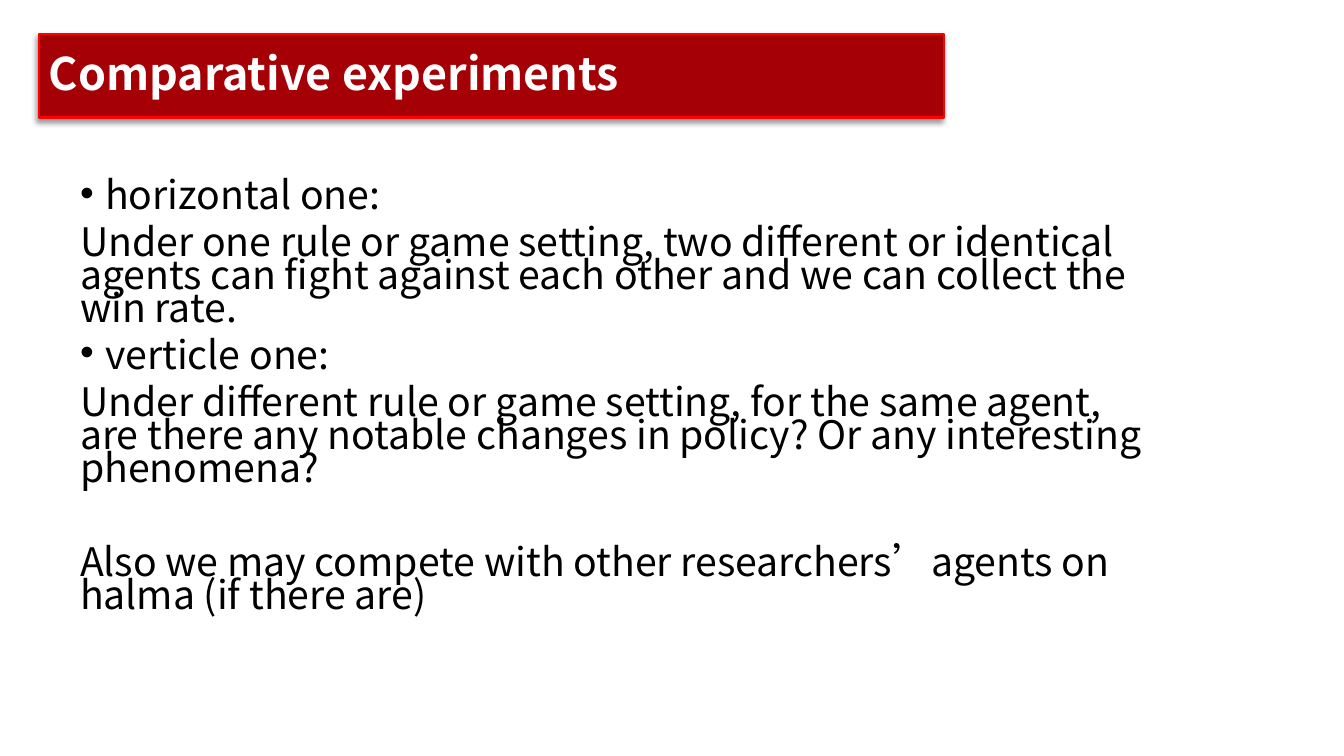
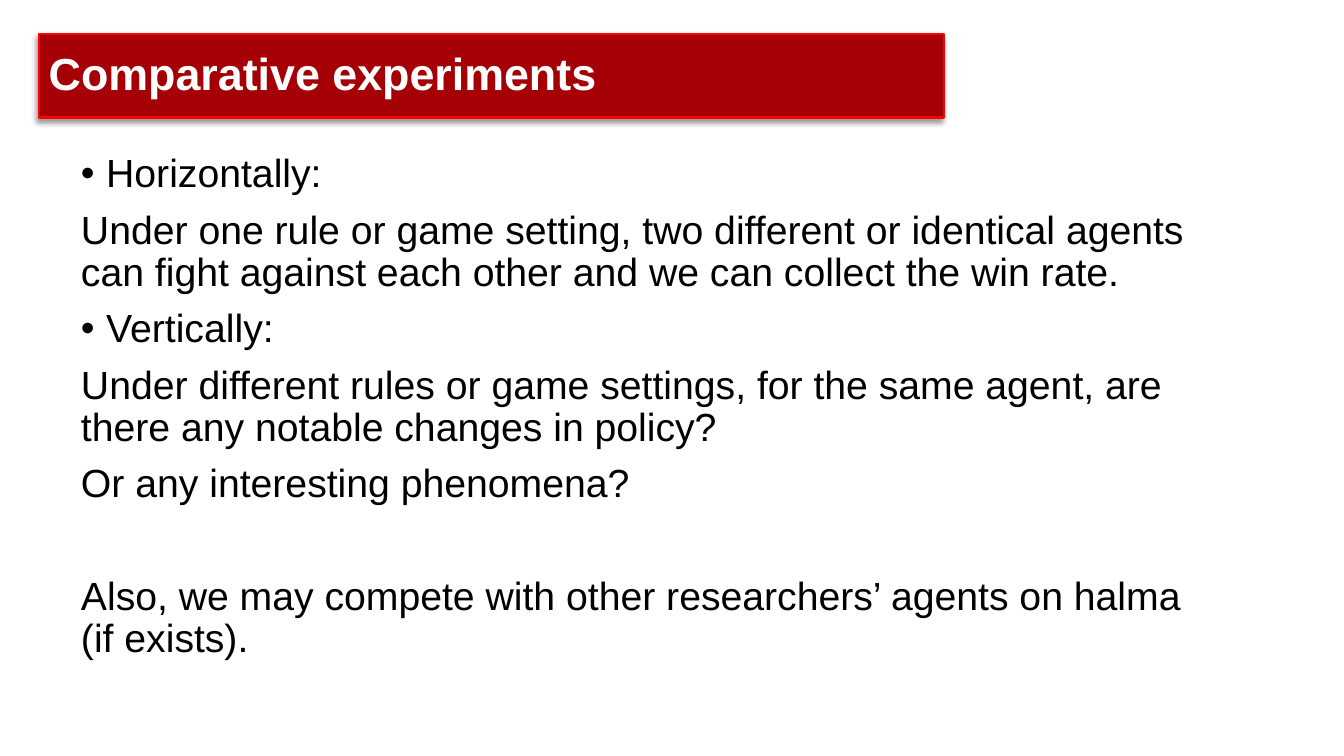
Before and after one commit to Github-Anderson/CS181-Project, a slide deck: slide 8 of presentation/proposal.pptx. Drawn at 1344x756 pixels with LibreOffice and Linux fonts; fonts in the diff are those of the drawing; background and template pictures are left out. Boxes give left, top, right and bottom in pixels: in the first picture for what was removed or moved away, otherwise in the second. Text is boxed around its words. In the diff, an @@ line names an element or a change of style, - is before the commit and + after.

```diff
--- a/presentation/proposal.pptx
+++ b/presentation/proposal.pptx
@@ title "Comparative experiments" at (x1=38, y1=34, x2=945, y2=118): font Noto Sans CJK SC to Arial @@
@@ text "Horizontally:" moved from (x1=80, y1=177, x2=1142, y2=617) to (x1=81, y1=158, x2=1184, y2=660) @@
@@ text at (x1=106, y1=158, x2=321, y2=195): text changed; font Noto Sans CJK SC to Arial @@
-• horizontal one:
+• Horizontally:
@@ text at (x1=81, y1=215, x2=1184, y2=294): font Noto Sans CJK SC to Arial in "Under one rule or game setting, two ..."; line spacing 0.7 to 0.9 @@
@@ text at (x1=81, y1=313, x2=1181, y2=660): text changed; font Noto Sans CJK SC to Arial @@
-• verticle one:
-Under different rule or game setting, for the same agent, are there any notable changes in policy? Or any interesting phenomena?
-Also we may compete with other researchers’agents on halma (if there are)
+• Vertically:
+Under different rules or game settings, for the same agent, are there any notable changes in policy?
+Or any interesting phenomena?
+Also, we may compete with other researchers’ agents on halma (if exists).
```
Also in this commit, not shown: 9 other slides changed, 1 other file.
